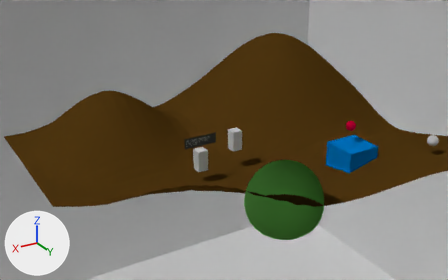
Before and after pictures for a commit that changed the Blender file sandboxM.blend.
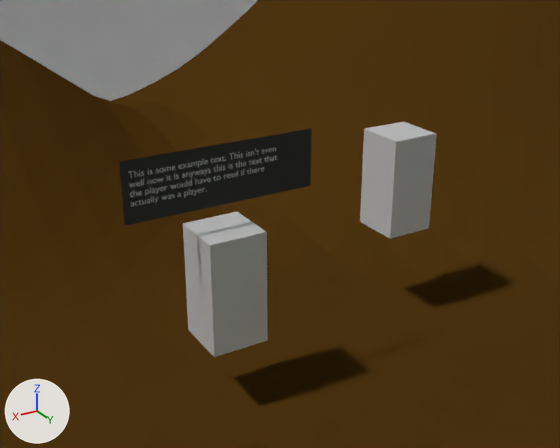
Each version is shown from a 50 mm camera at (62.5, 94.9, 51.1) aimed at (8.2, 4.5, 5.9), then close up from a 50 mm camera at (22.2, 22.8, 13.9) aimed at (10.7, 3.7, 4.3). The lights are fixed; the arrows at lower left show +X, +Y and +Z. Everything nearer to the camera than a plane just in front of the edit is cut away.

Objects in the first close-up: 'Cone', 'Text', '_player', 'dialogueNPC', 'groundHills', 'skybox.000'.
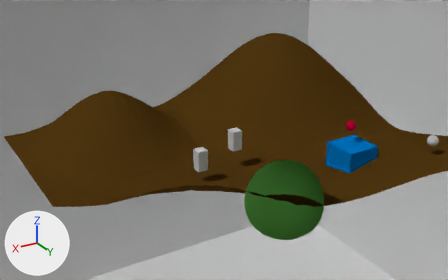
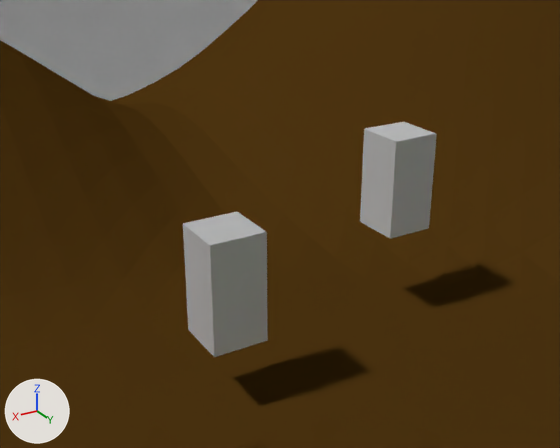
Boxes [x1, y1, x2, y2] around the edits, measured in the close-ups (560 x 448 px):
'Cone', deleted: before [119, 128, 312, 225]
'Text', deleted: before [128, 147, 277, 207]

What the commit changed:
Object 'Text' (ob_text) is deleted.
Object 'Cone' (ob_cone) is deleted.
